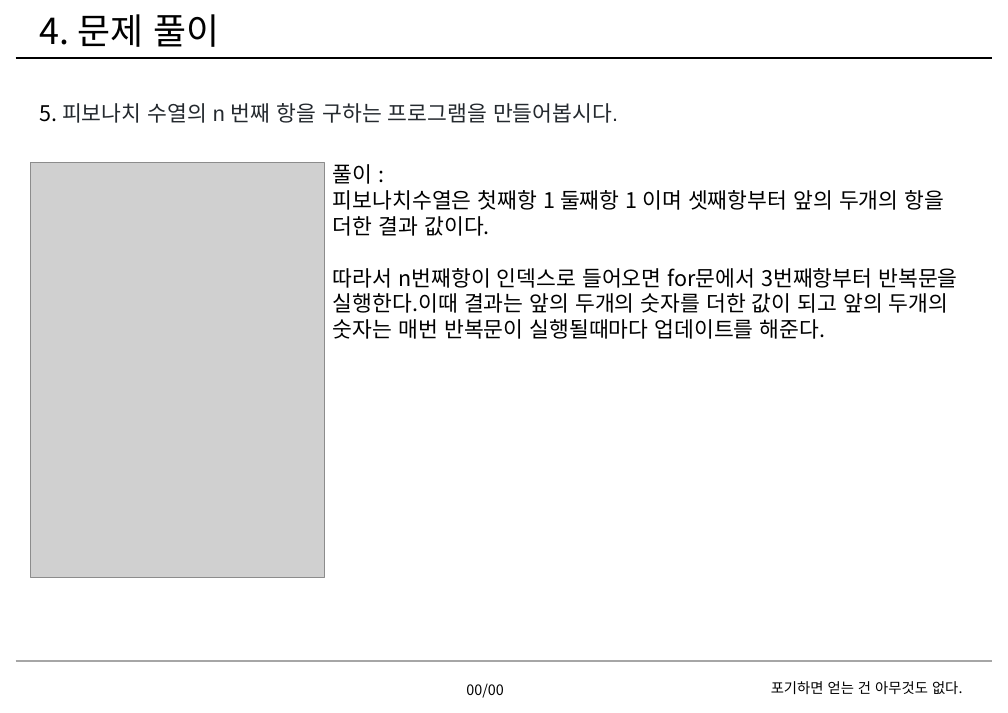
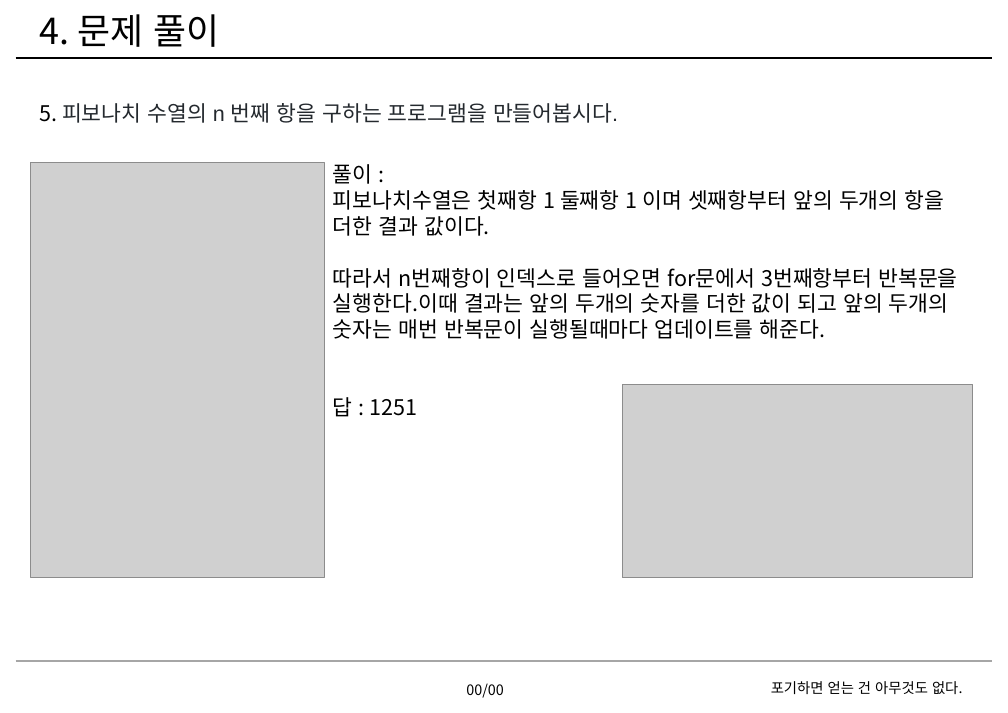
Before and after one commit to EmbeddedSchoolRepo/Lv01-02, a slide deck: slide 22 of HyunhoCha/homework/c/02/차현호2회차숙제.pptx. Drawn at 1008x713 pixels with LibreOffice and Linux fonts; fonts in the diff are those of the drawing; grey boxes stand for pictures; background and template pictures are left out. Boxes give left, top, right and bottom in pixels: in the first picture for what was removed or moved away, otherwise in the second. Text is boxed around its words. In the diff, an @@ line names an element or a change of style, - is before the commit and + after.

```diff
--- a/HyunhoCha/homework/c/02/차현호2회차숙제.pptx
+++ b/HyunhoCha/homework/c/02/차현호2회차숙제.pptx
@@ picture added at <box>623,384,974,578</box> @@
@@ text at <box>333,397,418,417</box>: paragraph added @@
+답 : 1251
```
Also in this commit, not shown: 3 other slides changed, 1 other file.
